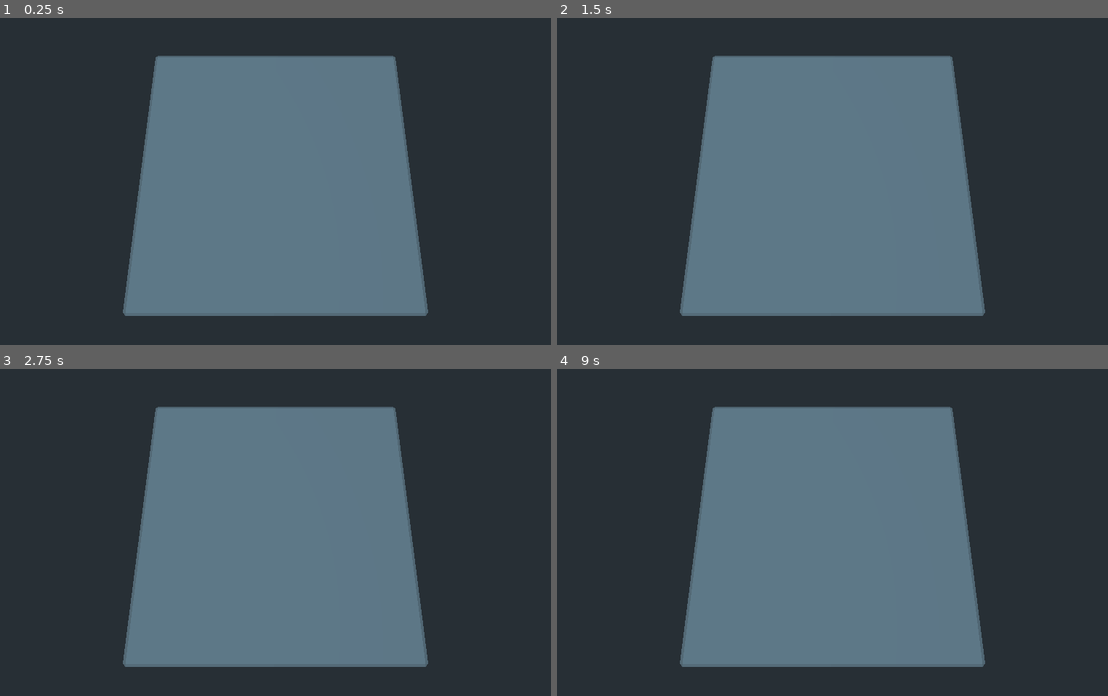
Above: before the commit, frames 1-4 (two rows, left to right).
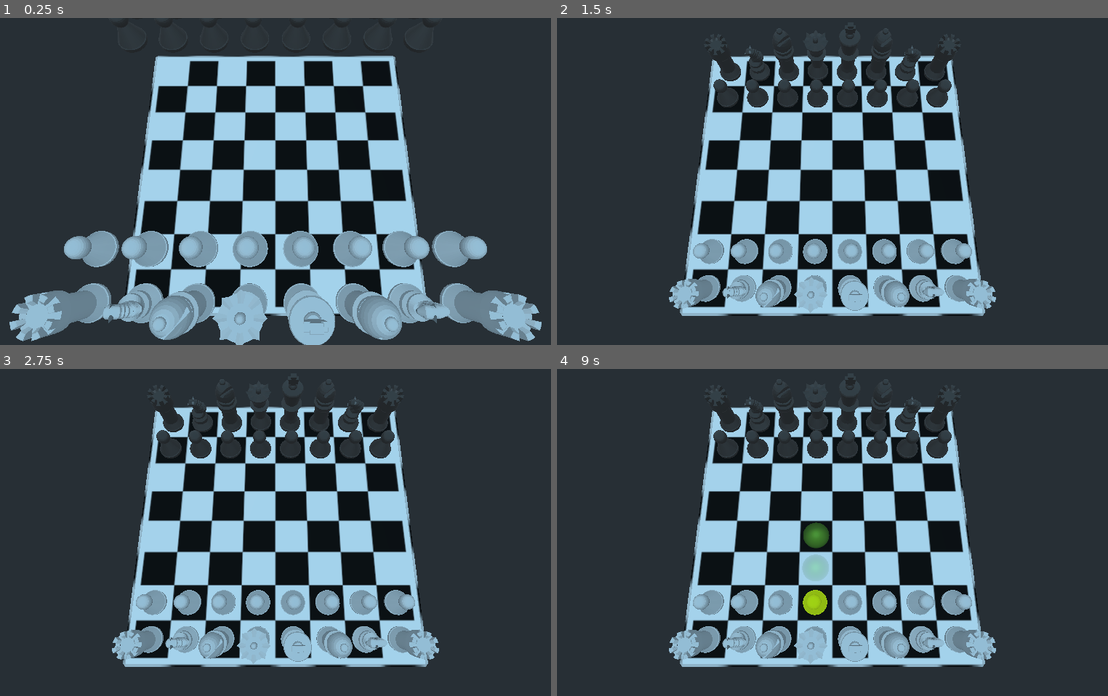
Above: after the commit, the same moments.

Repository: Majsek/Chess
Game: Godot game, scene res://Scenes/Main.tscn
The game is run twice, just before and just after one commit, with the same random seed, the same clock (stepped at 60 frames per second) and the same inputs.
Inputs (mouse positions are in pixels of both pictures, inside the frame that each line leads up to):
- Up to frame 1 (0.25 s): no input
- Up to frame 2 (1.5 s): move the mouse to (959, 165) at 0.52 s; click (959, 165) at 0.67 s; move the mouse to (716, 197) at 1.27 s; click (716, 197) at 1.42 s
- Up to frame 3 (2.75 s): move the mouse to (336, 460) at 2.02 s; click (336, 460) at 2.17 s
- Up to frame 4 (9 s): tap Enter at 2.75, 4.25, 5.75 s; move the mouse to (804, 597) at 2.77 s; click (804, 597) at 2.92 s; tap Space at 3.5, 5, 6.5 s; move the mouse to (1008, 581) at 3.52 s; click (1008, 581) at 3.67 s; move the mouse to (656, 483) at 4.27 s; click (656, 483) at 4.42 s; move the mouse to (860, 532) at 5.02 s; click (860, 532) at 5.17 s; move the mouse to (744, 450) at 5.77 s; click (744, 450) at 5.92 s; move the mouse to (959, 516) at 6.52 s; click (959, 516) at 6.67 s; move the mouse to (716, 548) at 7.27 s; click (716, 548) at 7.42 s; move the mouse to (893, 460) at 8.02 s; click (893, 460) at 8.17 s; move the mouse to (804, 597) at 8.77 s; click (804, 597) at 8.92 s

The runs differ from the first frame. In frame 1, 46% of the frame differs, in the area x 1-99%, y 11-100%; in frame 2, 38%; in frame 3, 38%; in frame 4, 38%.
Error before the commit: Parse Error: The identifier "color" isn't declared in the current scope. (res://Scripts/Main.gd:439)

Commit message:
šach update: už to tak trochu funguje

Diff:
--- a/Scripts/Main.gd
+++ b/Scripts/Main.gd
@@ -190,10 +190,11 @@
 		if name_ == "pawn":
 			if color == "white":
 				move_side = +1
-				if map_[pos1+move_side][pos2+move_side] != null:
-					var move = Move.instance()
-					move.setPosition([pos1+move_side,pos2+move_side])
-					addTakeMove(pos1+move_side,pos2+move_side,color,move)
+				if pos2+move_side < 8:
+					if map_[pos1+move_side][pos2+move_side] != null:
+						var move = Move.instance()
+						move.setPosition([pos1+move_side,pos2+move_side])
+						addTakeMove(pos1+move_side,pos2+move_side,color,move)
 				if map_[pos1+move_side][pos2-move_side] != null:
 					var move = Move.instance()
 					move.setPosition([pos1+move_side,pos2-move_side])
@@ -204,10 +205,11 @@
 					var move = Move.instance()
 					move.setPosition([pos1+move_side,pos2+move_side])
 					addTakeMove(pos1+move_side,pos2+move_side,color,move)
-				if map_[pos1+move_side][pos2-move_side] != null:
-					var move = Move.instance()
-					move.setPosition([pos1+move_side,pos2-move_side])
-					addTakeMove(pos1+move_side,pos2-move_side,color,move)
+				if pos2-move_side < 8:
+					if map_[pos1+move_side][pos2-move_side] != null:
+						var move = Move.instance()
+						move.setPosition([pos1+move_side,pos2-move_side])
+						addTakeMove(pos1+move_side,pos2-move_side,color,move)
 
 			for move_pawn in range (2):
 				if dont1 == false:
@@ -384,173 +386,185 @@
 	nextTurn()
 	drawTexture()
 
-#func ableToTake():
-#	if (move_position_x < 8 && move_position_x >= 0) && (move_position_y < 8 && move_position_y > -1):
-#		if map_[move_position_y][move_position_x] == null:
-#			add_child(move)
-#			moves_.append(move)
-#			move.set_translation(Vector3((move_position_y)*3-10.5,0.7,move_position_x*3-10.5))
-#			dont = false
-#		else:
-#			dont = true
-#			if name_ != "pawn":
-#				addTakeMove(move_position_y,move_position_x,color,move)
-#	return dont
+	resetCheckMap()
+	print(check_map_)
+
+func ableToTake(pos1,pos2,color):
+	var dont
+	if (pos2 < 8 && pos2 >= 0) && (pos1 < 8 && pos1 > -1):
+		if map_[pos1][pos2] == null:
+			dont = false
+		else:
+			dont = true
+			checkPosition(pos1,pos2,color)
+	return dont
+
 func checkPosition(pos1,pos2,color):
 	if map_[pos1][pos2].getColor() != color:
-		check_map_[pos1][pos2] = true
-
-func addToCheckMap():
-	for figure in map_:
-		var pos = getSelectPosition(figure)
-		var pos1 = pos[0]
-		var pos2 = pos[1]
-		var figure_color = figure.getColor()
-		var figure_name = figure.getName()
-		var move_side
-		var dont1 = false
-		var dont2 = false
-		var dont3 = false
-		var dont4 = false
-		var dont5 = false
-		var dont6 = false
-		var dont7 = false
-		var dont8 = false
-		var move_position_y
-		var move_position_x
-		if figure_name == "pawn":
-			if figure_color == "white":
-				move_side = +1
-				if map_[pos1+move_side][pos2+move_side] != null:
-					checkPosition(pos1+move_side,pos2+move_side,figure_color)
-				if map_[pos1+move_side][pos2-move_side] != null:
-					checkPosition(pos1+move_side,pos2+move_side,figure_color)
-			if figure_color == "black":
-				move_side = -1
-				if map_[pos1+move_side][pos2+move_side] != null:
-					checkPosition(pos1+move_side,pos2+move_side,figure_color)
-				if map_[pos1+move_side][pos2-move_side] != null:
-					checkPosition(pos1+move_side,pos2+move_side,figure_color)
-		if name_ == "rook":
-			for move_rook in range (1,8):
-				if dont1 == false:
-					move_position_y = pos1-move_rook
-					move_position_x = pos2
-					dont1 = addMoves(move_position_y,move_position_x,color)
-				if dont2 == false:
-					move_position_y = pos1+move_rook
-					move_position_x = pos2
-					dont2 = addMoves(move_position_y,move_position_x,color)
-				if dont3 == false:
+		check_map_[pos1][pos2] = pos2
+
+func clearCheckMap():
+	for i in (8):
+		for l in (8):
+			check_map_[i][l] = null
+
+func resetCheckMap():
+	clearCheckMap()
+	for check in range(8):
+		for check2 in range(8):
+			if map_[check][check2] != null:
+				var figure = map_[check][check2]
+				var pos = getSelectPosition(figure)
+				var pos1 = pos[0]
+				var pos2 = pos[1]
+				var figure_color = figure.getColor()
+				var figure_name = figure.getName()
+				var move_side
+				var dont1 = false
+				var dont2 = false
+				var dont3 = false
+				var dont4 = false
+				var dont5 = false
+				var dont6 = false
+				var dont7 = false
+				var dont8 = false
+				var move_position_y
+				var move_position_x
+				if figure_name == "pawn":
+					if figure_color == "white":
+						move_side = +1
+						if pos2+move_side < 8:
+							if map_[pos1+move_side][pos2+move_side] != null:
+								checkPosition(pos1+move_side,pos2+move_side,figure_color)
+						if map_[pos1+move_side][pos2-move_side] != null:
+							checkPosition(pos1+move_side,pos2+move_side,figure_color)
+					if figure_color == "black":
+						move_side = -1
+						if map_[pos1+move_side][pos2+move_side] != null:
+							checkPosition(pos1+move_side,pos2+move_side,figure_color)
+						if pos2-move_side < 8:
+							if map_[pos1+move_side][pos2-move_side] != null:
+								checkPosition(pos1+move_side,pos2+move_side,figure_color)
+				if figure_name == "rook":
+					for move_rook in range (1,8):
+						if dont1 == false:
+							move_position_y = pos1-move_rook
+							move_position_x = pos2
+							dont1 = ableToTake(move_position_y,move_position_x,figure_color)
+						if dont2 == false:
+							move_position_y = pos1+move_rook
+							move_position_x = pos2
+							dont2 = ableToTake(move_position_y,move_position_x,figure_color)
+						if dont3 == false:
+							move_position_y = pos1
+							move_position_x = pos2-move_rook
+							dont3 = ableToTake(move_position_y,move_position_x,figure_color)
+						if dont4 == false:
+							move_position_y = pos1
+							move_position_x = pos2+move_rook
+							dont4 = ableToTake(move_position_y,move_position_x,figure_color)
+				if figure_name == "knight":
+					for move_knight in [0,1]:
+						move_position_y = pos1+2+(move_knight*-1)
+						move_position_x = pos2+1+(move_knight*+1)
+						ableToTake(move_position_y,move_position_x,figure_color)
+
+						move_position_y = pos1+2+(move_knight*-1)
+						move_position_x = pos2-1+(move_knight*-1)
+						ableToTake(move_position_y,move_position_x,figure_color)
+
+						move_position_y = pos1-2+move_knight*+1
+						move_position_x = pos2+1+move_knight*+1
+						ableToTake(move_position_y,move_position_x,figure_color)
+
+						move_position_y = pos1-2+move_knight*+1
+						move_position_x = pos2-1+move_knight*-1
+						ableToTake(move_position_y,move_position_x,figure_color)
+				if figure_name == "bishop":
+					for move_bishop in range (1,8):
+						if dont1 == false:
+							move_position_y = pos1-move_bishop
+							move_position_x = pos2+move_bishop
+							dont1 = ableToTake(move_position_y,move_position_x,figure_color)
+						if dont2 == false:
+							move_position_y = pos1+move_bishop
+							move_position_x = pos2+move_bishop
+							dont2 = ableToTake(move_position_y,move_position_x,figure_color)
+						if dont3 == false:
+							move_position_y = pos1+move_bishop
+							move_position_x = pos2-move_bishop
+							dont3 = ableToTake(move_position_y,move_position_x,figure_color)
+						if dont4 == false:
+							move_position_y = pos1-move_bishop
+							move_position_x = pos2-move_bishop
+							dont4 = ableToTake(move_position_y,move_position_x,figure_color)
+				if figure_name == "queen":
+					for move_queen in range (1,8):
+						if dont1 == false:
+							move_position_y = pos1-move_queen
+							move_position_x = pos2
+							dont1 = ableToTake(move_position_y,move_position_x,figure_color)
+						if dont2 == false:
+							move_position_y = pos1+move_queen
+							move_position_x = pos2
+							dont2 = ableToTake(move_position_y,move_position_x,figure_color)
+						if dont3 == false:
+							move_position_y = pos1
+							move_position_x = pos2-move_queen
+							dont3 = ableToTake(move_position_y,move_position_x,figure_color)
+						if dont4 == false:
+							move_position_y = pos1
+							move_position_x = pos2+move_queen
+							dont4 = ableToTake(move_position_y,move_position_x,figure_color)
+						if dont5 == false:
+							move_position_y = pos1-move_queen
+							move_position_x = pos2+move_queen
+							dont5 = ableToTake(move_position_y,move_position_x,figure_color)
+						if dont6 == false:
+							move_position_y = pos1+move_queen
+							move_position_x = pos2+move_queen
+							dont6 = ableToTake(move_position_y,move_position_x,figure_color)
+						if dont7 == false:
+							move_position_y = pos1+move_queen
+							move_position_x = pos2-move_queen
+							dont7 = ableToTake(move_position_y,move_position_x,figure_color)
+						if dont8 == false:
+							move_position_y = pos1-move_queen
+							move_position_x = pos2-move_queen
+							dont8 = ableToTake(move_position_y,move_position_x,figure_color)
+				if figure_name == "king":
+					move_position_y = pos1-1
+					move_position_x = pos2
+					ableToTake(move_position_y,move_position_x,figure_color)
+
+					move_position_y = pos1+1
+					move_position_x = pos2
+					ableToTake(move_position_y,move_position_x,figure_color)
+
 					move_position_y = pos1
-					move_position_x = pos2-move_rook
-					dont3 = addMoves(move_position_y,move_position_x,color)
-				if dont4 == false:
+					move_position_x = pos2-1
+					ableToTake(move_position_y,move_position_x,figure_color)
+
 					move_position_y = pos1
-					move_position_x = pos2+move_rook
-					dont4 = addMoves(move_position_y,move_position_x,color)
-		if name_ == "knight":
-			for move_knight in [0,1]:
-				move_position_y = pos1+2+(move_knight*-1)
-				move_position_x = pos2+1+(move_knight*+1)
-				addMoves(move_position_y,move_position_x,color)
-
-				move_position_y = pos1+2+(move_knight*-1)
-				move_position_x = pos2-1+(move_knight*-1)
-				addMoves(move_position_y,move_position_x,color)
-
-				move_position_y = pos1-2+move_knight*+1
-				move_position_x = pos2+1+move_knight*+1
-				addMoves(move_position_y,move_position_x,color)
-
-				move_position_y = pos1-2+move_knight*+1
-				move_position_x = pos2-1+move_knight*-1
-				addMoves(move_position_y,move_position_x,color)
-		if name_ == "bishop":
-			for move_bishop in range (1,8):
-				if dont1 == false:
-					move_position_y = pos1-move_bishop
-					move_position_x = pos2+move_bishop
-					dont1 = addMoves(move_position_y,move_position_x,color)
-				if dont2 == false:
-					move_position_y = pos1+move_bishop
-					move_position_x = pos2+move_bishop
-					dont2 = addMoves(move_position_y,move_position_x,color)
-				if dont3 == false:
-					move_position_y = pos1+move_bishop
-					move_position_x = pos2-move_bishop
-					dont3 = addMoves(move_position_y,move_position_x,color)
-				if dont4 == false:
-					move_position_y = pos1-move_bishop
-					move_position_x = pos2-move_bishop
-					dont4 = addMoves(move_position_y,move_position_x,color)
-		if name_ == "queen":
-			for move_queen in range (1,8):
-				if dont1 == false:
-					move_position_y = pos1-move_queen
-					move_position_x = pos2
-					dont1 = addMoves(move_position_y,move_position_x,color)
-				if dont2 == false:
-					move_position_y = pos1+move_queen
-					move_position_x = pos2
-					dont2 = addMoves(move_position_y,move_position_x,color)
-				if dont3 == false:
-					move_position_y = pos1
-					move_position_x = pos2-move_queen
-					dont3 = addMoves(move_position_y,move_position_x,color)
-				if dont4 == false:
-					move_position_y = pos1
-					move_position_x = pos2+move_queen
-					dont4 = addMoves(move_position_y,move_position_x,color)
-				if dont5 == false:
-					move_position_y = pos1-move_queen
-					move_position_x = pos2+move_queen
-					dont5 = addMoves(move_position_y,move_position_x,color)
-				if dont6 == false:
-					move_position_y = pos1+move_queen
-					move_position_x = pos2+move_queen
-					dont6 = addMoves(move_position_y,move_position_x,color)
-				if dont7 == false:
-					move_position_y = pos1+move_queen
-					move_position_x = pos2-move_queen
-					dont7 = addMoves(move_position_y,move_position_x,color)
-				if dont8 == false:
-					move_position_y = pos1-move_queen
-					move_position_x = pos2-move_queen
-					dont8 = addMoves(move_position_y,move_position_x,color)
-		if name_ == "king":
-			move_position_y = pos1-1
-			move_position_x = pos2
-			addMoves(move_position_y,move_position_x,color)
-
-			move_position_y = pos1+1
-			move_position_x = pos2
-			addMoves(move_position_y,move_position_x,color)
-
-			move_position_y = pos1
-			move_position_x = pos2-1
-			addMoves(move_position_y,move_position_x,color)
-
-			move_position_y = pos1
-			move_position_x = pos2+1
-			addMoves(move_position_y,move_position_x,color)
-
-			move_position_y = pos1-1
-			move_position_x = pos2+1
-			addMoves(move_position_y,move_position_x,color)
-
-			move_position_y = pos1+1
-			move_position_x = pos2+1
-			addMoves(move_position_y,move_position_x,color)
-
-			move_position_y = pos1+1
-			move_position_x = pos2-1
-			addMoves(move_position_y,move_position_x,color)
-
-			move_position_y = pos1-1
-			move_position_x = pos2-1
-			addMoves(move_position_y,move_position_x,color)
-#
+					move_position_x = pos2+1
+					ableToTake(move_position_y,move_position_x,figure_color)
+
+					move_position_y = pos1-1
+					move_position_x = pos2+1
+					ableToTake(move_position_y,move_position_x,figure_color)
+
+					move_position_y = pos1+1
+					move_position_x = pos2+1
+					ableToTake(move_position_y,move_position_x,figure_color)
+
+					move_position_y = pos1+1
+					move_position_x = pos2-1
+					ableToTake(move_position_y,move_position_x,figure_color)
+
+					move_position_y = pos1-1
+					move_position_x = pos2-1
+					ableToTake(move_position_y,move_position_x,figure_color)
+
 func nextTurn():
 	turn_ += 1
 	print(turn_)
